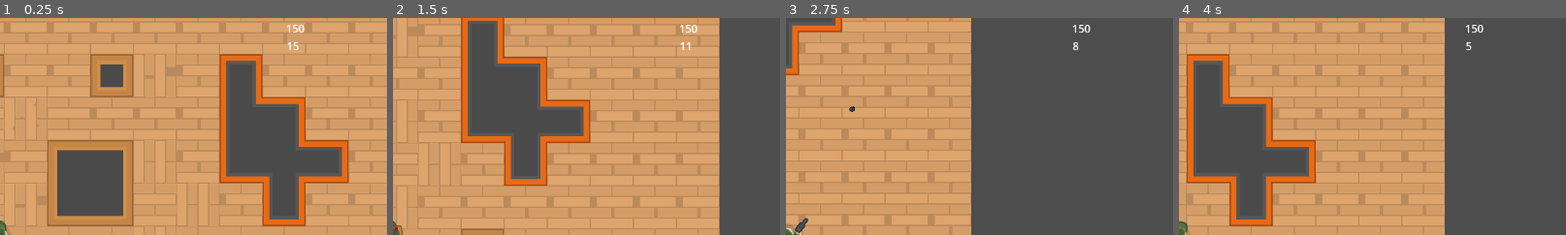
Above: before the commit, frames 1-4 (left to right).
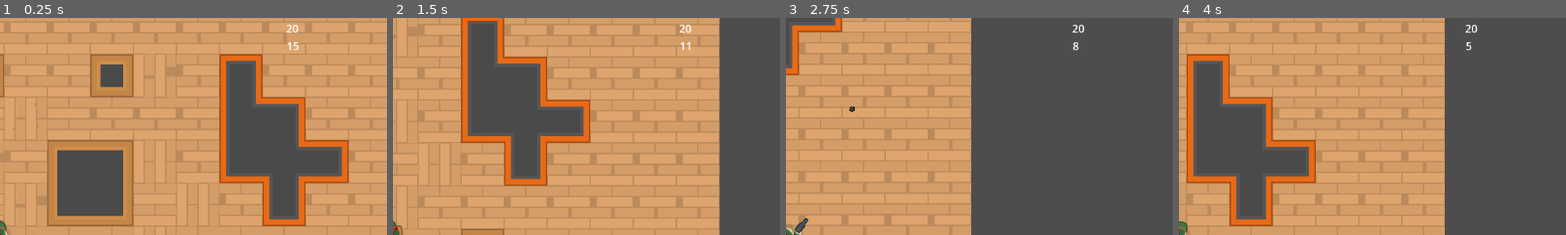
Above: after the commit, the same moments.

Repository: qwertyuiopqwertyuiop21/coding-project
Game: Godot game, scene res://world.tscn
Two runs of this game, one before a commit and one after it. Both use one fixed random seed, a clock stepped at 60 frames per second and the inputs below.
Inputs (mouse positions are % of the whole screen's width and height, from its top left):
- Up to frame 1 (0.25 s): no input
- Up to frame 2 (1.5 s): move the mouse to (72, 45) at 0.52 s; press the mouse at (72, 45) at 0.53 s; hold Right (ui_right) 0.53-1.28 s; move the mouse to (30, 55) at 1.27 s; release the mouse at (30, 55) at 1.28 s; hold Down (ui_down) from 1.28 s (still down); click (30, 55) at 1.35 s
- Up to frame 3 (2.75 s): move the mouse to (60, 28) at 2.02 s; release Down (ui_down) at 2.03 s; press the mouse at (60, 28) at 2.03 s; hold Right (ui_right) from 2.03 s (still down)
- Up to frame 4 (4 s): move the mouse to (45, 70) at 2.77 s; release Right (ui_right) at 2.78 s; release the mouse at (45, 70) at 2.78 s; hold Up (ui_up) 2.78-3.53 s; click (45, 70) at 2.85 s; move the mouse to (80, 65) at 3.52 s; press the mouse at (80, 65) at 3.53 s; hold Left (ui_left) from 3.53 s (still down)
The pictures show only the part of the screen within x 50-100%, y 0-50%; the shares and areas given below are measured in that part.

The runs differ from the first frame. In frame 1, less than 0.1% of the frame differs, in the area x 73-79%, y 3-7%; in frame 2, less than 0.1%; in frame 3, less than 0.1%; in frame 4, less than 0.1%.

Commit message:
Fixed take damage

Diff:
--- a/Player.gd
+++ b/Player.gd
@@ -1,5 +1,5 @@
 extends CharacterBody2D
-
+class_name Player
 
 const SPEED = 300.0
 const JUMP_VELOCITY = -400.0
@@ -11,7 +11,7 @@
 
 var can_shoot = true
 var health=100
-var ammo=150
+var ammo=20
 var magazine=15
 var magazinemax=15
 
@@ -42,10 +42,19 @@
 	$Control/ammo.text=str(ammo)
 	$Control/Magazine.text=str(magazine)
 	if Input.is_action_just_pressed("reload") and ammo > 0:
-		ammo-=(magazinemax-magazine)
+		ammo-=min((magazinemax-magazine),ammo)
 		magazine=magazinemax
 
+const BLOOD = preload("res://blood.tscn")
 
 func _on_timer_timeout() -> void:
 	can_shoot = true
 	pass # Replace with function body.
+func take_damage(amount):
+	health-=amount
+	if health <= 0:
+		var blood=BLOOD.instantiate()
+		get_tree().root.add_child(blood)
+		blood.position=self.position
+		blood.emitting=true
+		queue_free()
--- a/bullet.gd
+++ b/bullet.gd
@@ -1,4 +1,5 @@
 extends CharacterBody2D
+var isenemyshot=false
 
 var direction : Vector2 = Vector2(0,0)
 var SPEED := 1000
@@ -13,9 +14,13 @@
 	pass
 
 func _physics_process(delta: float) -> void:
+	if isenemyshot:
+		set_collision_mask_value(1,false)
+		set_collision_mask_value(2,true)
 	velocity = direction * SPEED * delta
 	var collisions = move_and_collide(velocity)
 	if collisions:
+		print(collisions)
 		var collider = collisions.get_collider()
 		var cell_rid = collisions.get_collider_rid()
 
@@ -24,8 +29,12 @@
 			var cell_data = collider.get_cell_tile_data(cell_coord)
 			if cell_data:
 				print(cell_data.get_custom_data("test") )
-
+			queue_free()
 
 		if collider.has_method("take_damage"):
-			collider.take_damage(2)
-		queue_free()
+			if collider is Player and isenemyshot:
+				collider.take_damage(2)
+				queue_free()
+			if collider is Enemy and isenemyshot==false:
+				queue_free()
+				collider.take_damage(2)
--- a/character.tscn
+++ b/character.tscn
@@ -9,6 +9,7 @@
 
 [node name="Player" type="CharacterBody2D"]
 position = Vector2(377, 270)
+collision_layer = 2
 script = ExtResource("1_51map")
 
 [node name="CollisionShape2D" type="CollisionShape2D" parent="."]
--- a/enemy.gd
+++ b/enemy.gd
@@ -1,24 +1,38 @@
 extends CharacterBody2D
+class_name Enemy
 @onready var navigation_agent_2d: NavigationAgent2D = $NavigationAgent2D
 @onready var pivot: Node2D = $pivot
+const BULLET = preload("res://bullet.tscn")
 const BLOOD = preload("res://blood.tscn")
 var life = 4
-
+var target = null
 const SPEED = 100.0
-
+var canshoot=true
 
 func _physics_process(delta: float) -> void:
-	navigation_agent_2d.target_position = $"../Player".global_position
-	var next_position = navigation_agent_2d.get_next_path_position()
-	velocity = global_position.direction_to(next_position) * SPEED
-	#pivot.look_at(global_position + velocity)
-	rotation = lerpf(rotation, velocity.angle() , 0.1)
-	if navigation_agent_2d.is_navigation_finished():
-		print("there")
-		return
+	if $"../Player":
+		navigation_agent_2d.target_position = $"../Player".global_position
+		var next_position = navigation_agent_2d.get_next_path_position()
+		velocity = global_position.direction_to(next_position) * SPEED
+		#pivot.look_at(global_position + velocity)
+		#rotation = lerpf(rotation, velocity.angle() , 0.1)
+		if navigation_agent_2d.is_navigation_finished():
+			print("there")
+			return
 
 	move_and_slide()
-
+	if target != null and canshoot:#we have a target
+		canshoot=false
+		$Timer.start()
+		look_at(target.position)
+		var bullet=BULLET.instantiate()
+		bullet.isenemyshot=true
+		bullet.direction = Vector2.RIGHT.rotated(rotation).normalized()
+		get_tree().root.add_child(bullet)
+		bullet.position=position
+		bullet.rotation=rotation
+	else:
+		rotation = lerpf(rotation, velocity.angle() , 0.1)
 func take_damage(amount:int):
 	life -= amount
 
@@ -28,3 +42,18 @@
 		blood.position=self.position
 		blood.emitting=true
 		queue_free()
+
+
+func _on_area_2d_area_entered(area: Area2D) -> void:
+	pass # Replace with function body.
+
+
+func _on_area_2d_body_entered(body: Node2D) -> void:
+	if body is Player:
+		target=body
+		print("player", body)
+
+
+func _on_timer_timeout() -> void:
+	canshoot=true
+	pass # Replace with function body.
--- a/enemy.tscn
+++ b/enemy.tscn
@@ -1,9 +1,12 @@
-[gd_scene load_steps=4 format=3 uid="uid://bxp3mofy3ndnm"]
+[gd_scene load_steps=5 format=3 uid="uid://bxp3mofy3ndnm"]
 
 [ext_resource type="Script" path="res://enemy.gd" id="1_gcwa8"]
 [ext_resource type="Texture2D" uid="uid://pis6wknjkqs7" path="res://Assets/spritesheet_characters.png" id="2_bk15a"]
 
 [sub_resource type="CircleShape2D" id="CircleShape2D_v516c"]
+
+[sub_resource type="CircleShape2D" id="CircleShape2D_crqyt"]
+radius = 268.007
 
 [node name="Enemy" type="CharacterBody2D"]
 script = ExtResource("1_gcwa8")
@@ -31,3 +34,15 @@
 debug_enabled = true
 debug_use_custom = true
 debug_path_custom_color = Color(0.745225, 2.83971e-06, 7.70092e-07, 1)
+
+[node name="Area2D" type="Area2D" parent="."]
+collision_mask = 3
+
+[node name="CollisionShape2D" type="CollisionShape2D" parent="Area2D"]
+position = Vector2(-2, 0)
+shape = SubResource("CircleShape2D_crqyt")
+
+[node name="Timer" type="Timer" parent="."]
+
+[connection signal="body_entered" from="Area2D" to="." method="_on_area_2d_body_entered"]
+[connection signal="timeout" from="Timer" to="." method="_on_timer_timeout"]
